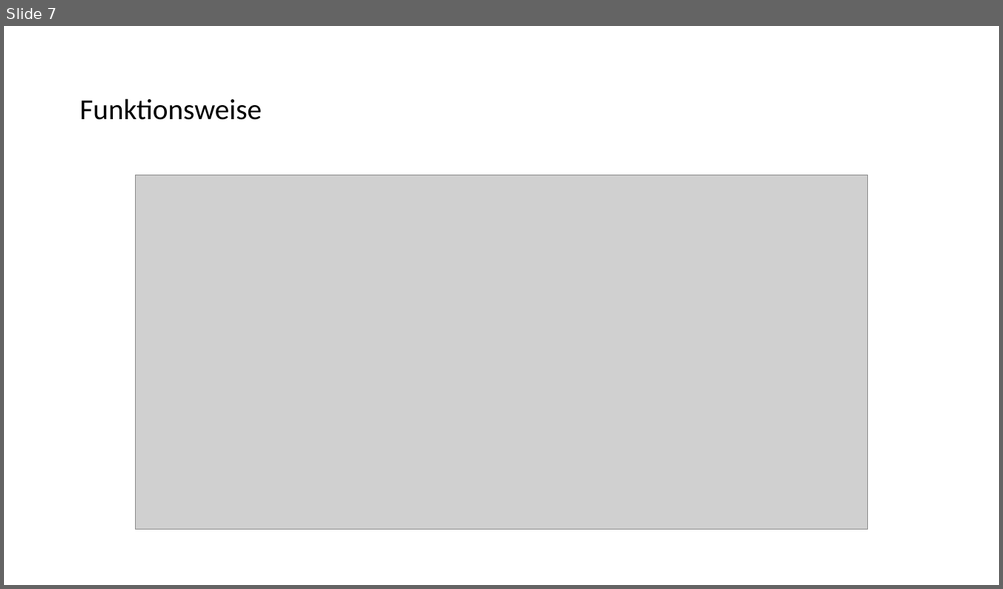
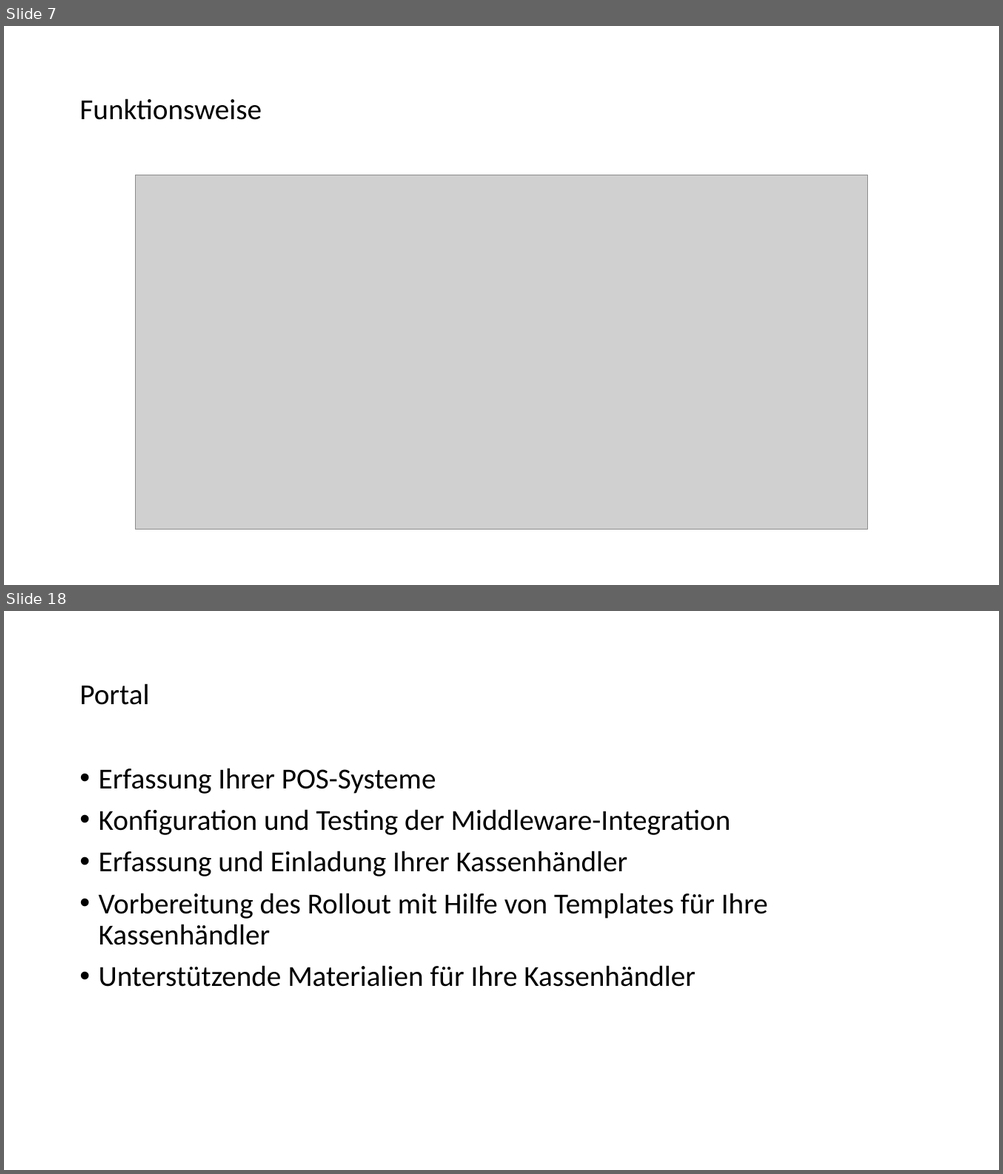
Before and after one commit to fiskaltrust/productdescription-de-doc, a slide deck: for-poscreators/presentation/onboarding_de.pptx. Shown one above the other, each under a label of ours: slide 7 before the commit, slides 7 and 18 after it; the slides between them are not shown. The pictures are 1003x589 and 1003x1174 pixels, drawn with LibreOffice and Linux fonts; fonts in the diff are those of the drawing; grey boxes stand for pictures. Boxes give left, top, right and bottom in pixels: in the first picture for what was removed or moved away, otherwise in the second. Text is boxed around its words. In the diff, an @@ line names an element or a change of style, - is before the commit and + after.

```diff
--- a/for-poscreators/presentation/onboarding_de.pptx
+++ b/for-poscreators/presentation/onboarding_de.pptx
@@ slide 18 added at [4,611,999,1170], background #FFFFFF @@
@@ title added at [79,684,149,705], 28 pt, text #000000 @@
+Portal
@@ text added at [99,768,768,987], 28 pt, text #000000 @@
+• Erfassung Ihrer POS-Systeme
+• Konfiguration und Testing der Middleware-Integration
+• Erfassung und Einladung Ihrer Kassenhändler
+• Vorbereitung des Rollout mit Hilfe von Templates für Ihre Kassenhändler
+• Unterstützende Materialien für Ihre Kassenhändler
```
Also in this commit, not shown: 8 slides changed, 8 other slides added, 9 other files.
